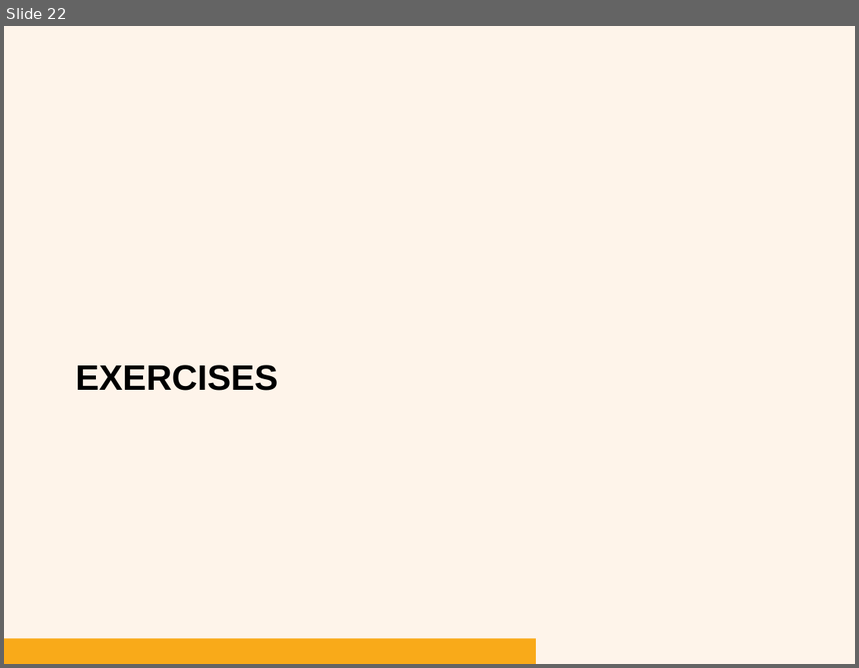
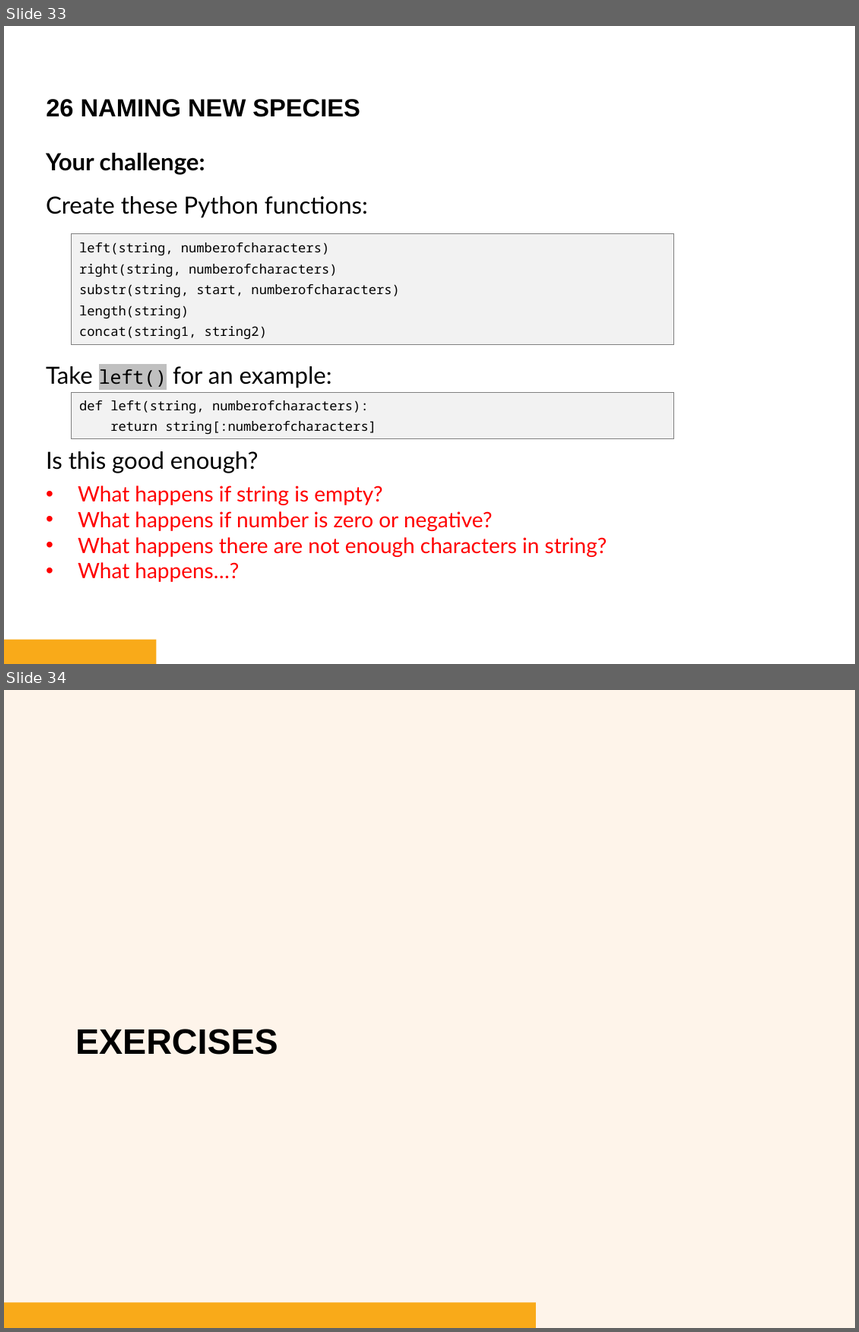
Before and after one commit to bryanbsun/pythonps, a slide deck: Python Problem Solver 2.pptx. Shown one above the other, each under a label of ours: slide 22 before the commit, slides 33 and 34 after it. The pictures are 859x668 and 859x1332 pixels, drawn with LibreOffice and Linux fonts; fonts in the diff are those of the drawing; background and template pictures are left out. Boxes give left, top, right and bottom in pixels: in the first picture for what was removed or moved away, otherwise in the second. Text is boxed around its words. In the diff, an @@ line names an element or a change of style, - is before the commit and + after.

Commit message:
On branch main  Your branch is up to date with 'origin/main'.
 Changes to be committed:
	new file:   .gitignore
	modified:   .vscode/settings.json
	modified:   Python Problem Solver 2.pptx
	new file:   w11e2-life.py

```diff
--- a/Python Problem Solver 2.pptx
+++ b/Python Problem Solver 2.pptx
@@ slide 33 added at <box>4,26,855,664</box>, background #FFFFFF @@
@@ text added at <box>46,99,360,117</box>, 21 pt, text #000000, bold @@
+26 NAMING NEW SPECIES
@@ text added at <box>46,153,607,582</box>, 18 pt, text #FF0000 @@
+Your challenge:
+Create these Python functions:
+Take left() for an example:
+Is this good enough?
+• What happens if string is empty?
+• What happens if number is zero or negative?
+• What happens there are not enough characters in string?
+• What happens…?
@@ rectangle added at <box>71,233,675,345</box>, fill #F2F2F2, outline #808080 0.75 pt, 11 pt, text #000000 @@
+left(string, numberofcharacters)
+right(string, numberofcharacters)
+substr(string, start, numberofcharacters)
+length(string)
+concat(string1, string2)
@@ rectangle added at <box>71,393,675,439</box>, fill #F2F2F2, outline #808080 0.75 pt, 11 pt, text #000000 @@
+def left(string, numberofcharacters):
+return string[:numberofcharacters]
@@ rectangle added at <box>4,640,156,664</box>, fill #F9AA19 @@
@@ what was slide 22 is now slide 34 @@
```
Also in this commit, not shown: 2 slides changed, 12 other slides added, 1 slide removed, 2 other files.
